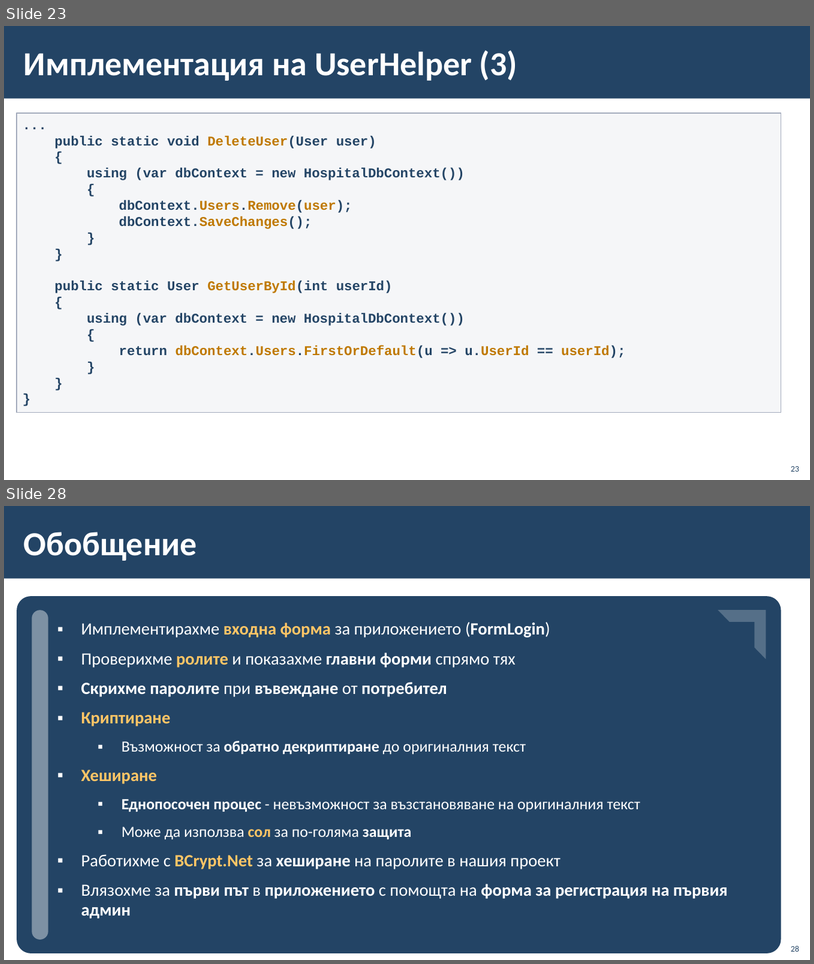
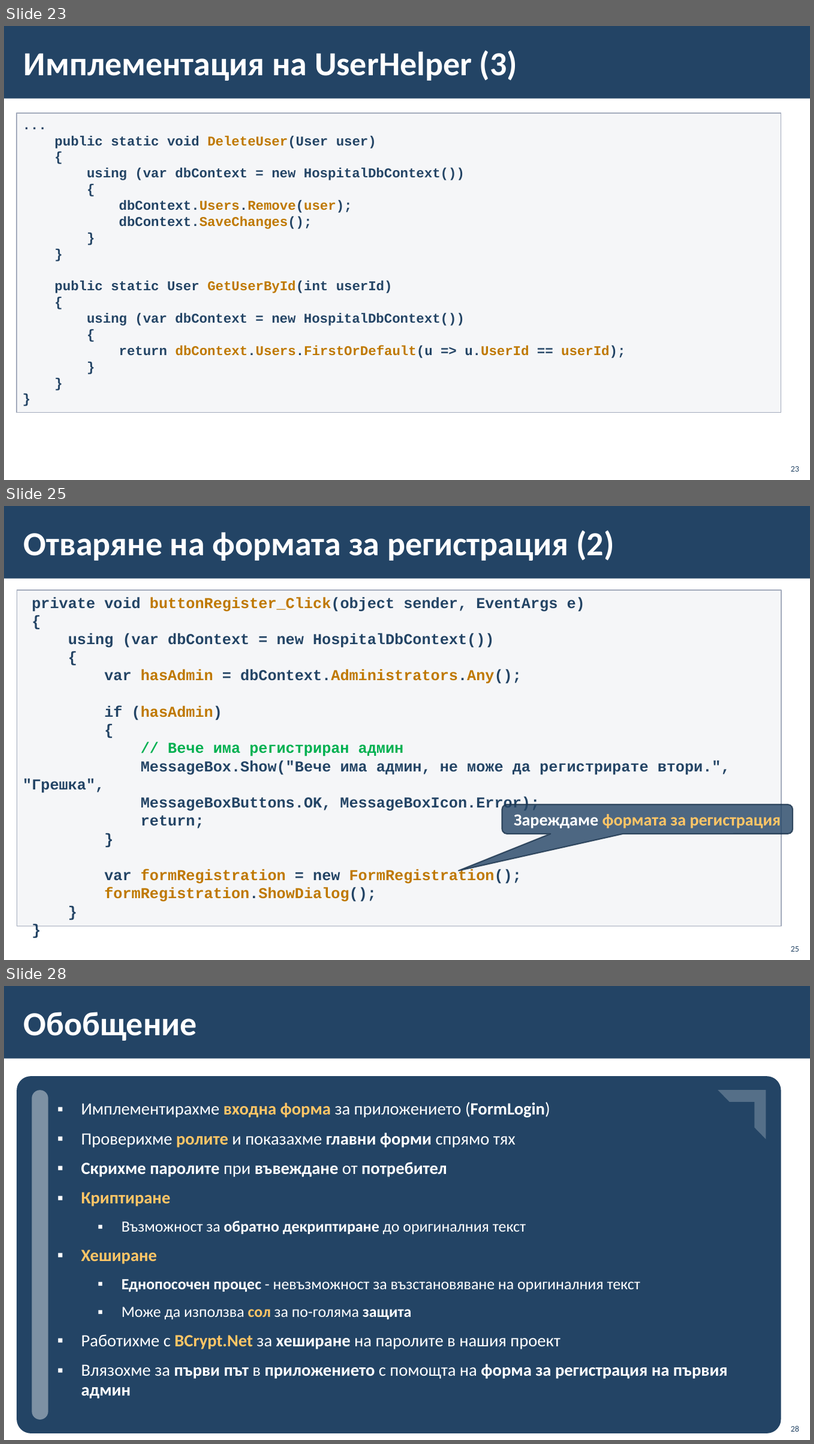
Before and after one commit to BG-IT-Edu/School-Programming, a slide deck: Courses/Software-Sciences/Module-4-Information-Systems-New/12-Implementation-of-Information-System/12-Implementation-of-Information-System-First-Part.pptx. Shown one above the other, each under a label of ours: slides 23 and 28 before the commit, slides 23, 25 and 28 after it; the slides between them are not shown. The pictures are 814x964 and 814x1444 pixels, drawn with LibreOffice and Linux fonts; fonts in the diff are those of the drawing; background and template pictures are left out. Boxes give left, top, right and bottom in pixels: in the first picture for what was removed or moved away, otherwise in the second. Text is boxed around its words. In the diff, an @@ line names an element or a change of style, - is before the commit and + after.

```diff
--- a/Courses/Software-Sciences/Module-4-Information-Systems-New/12-Implementation-of-Information-System/12-Implementation-of-Information-System-First-Part.pptx
+++ b/Courses/Software-Sciences/Module-4-Information-Systems-New/12-Implementation-of-Information-System/12-Implementation-of-Information-System-First-Part.pptx
@@ slide 25 added at <box>4,506,810,960</box>, background #FFFFFF; not listed: 1 template element that a slide beside it also shows @@
@@ title added at <box>24,530,614,561</box>, 40 pt, text #FFFFFF, bold @@
+Отваряне на формата за регистрация (2)
@@ rectangle added at <box>17,590,782,926</box>, fill #C2C7D2 at 15% opacity, outline #A3ABBC 1 pt, 18 pt, text #234465, bold @@
+private void buttonRegister_Click(object sender, EventArgs e)
+{
+using (var dbContext = new HospitalDbContext())
+{
+var hasAdmin = dbContext.Administrators.Any();
+if (hasAdmin)
+{
+// Вече има регистриран админ
+MessageBox.Show("Вече има админ, не може да регистрирате втори.", "Грешка",
+MessageBoxButtons.OK, MessageBoxIcon.Error);
+return;
+}
+var formRegistration = new FormRegistration();
+formRegistration.ShowDialog();
+}
+}
@@ rounded speech box added at <box>503,804,794,833</box>, fill #234465 at 80% opacity, outline #1A334C 1.5 pt, 20 pt, text #FFC666, bold @@
+Зареждаме формата за регистрация
@@ page number added at <box>791,946,800,951</box>, 10 pt, text #234465 @@
+25
```
Also in this commit, not shown: 4 slides changed, 1 slide removed.
